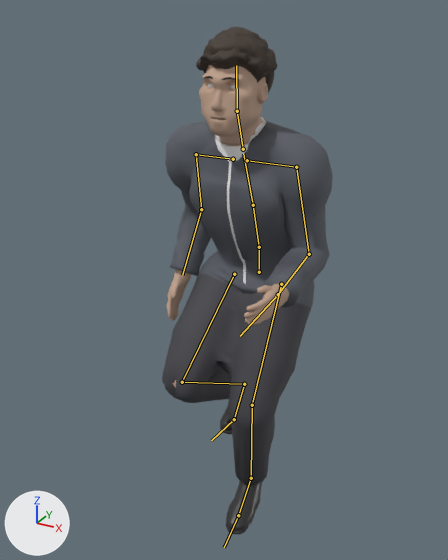
The glTF model src/decision_pitch/web/figures/figure.glb as it was, and as the next commit left it.
Before and after are seen from a 50 mm lens placed at (0.895, -1.88, 1.786), pointed at (-0.034, -0.192, 0.942). Every picture has the same lights, and +X, +Y and +Z are marked at lower left. The older version comes first. Both versions are drawn at frame 18 of the action 'cut_R'; the numbers are the values there. The bones that change, and the others that lie on the model, are drawn over the model as lines.

Names of what the first picture shows: 'body', 'coat', 'eyes', 'hair_bun', 'hair_buzz', 'hair_curly', 'hair_short', 'hair_swept'.
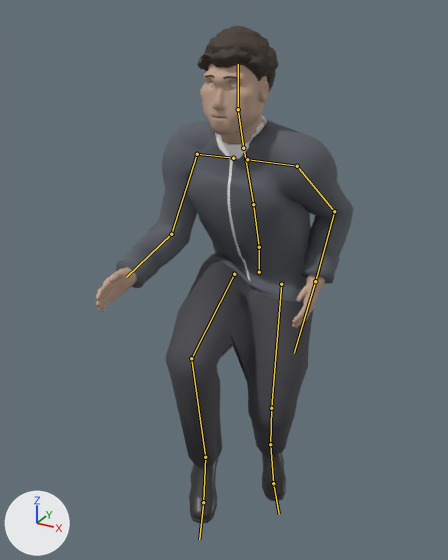
Location of each change, (x1, y1, x2, y2) in pixels of the pictures (448 x 560 px):
'coat', posed (38% wider): before (162, 117, 333, 484); after (116, 116, 353, 467)
'body', posed: before (166, 65, 289, 534); after (96, 64, 325, 524)
'hair_curly', posed: before (196, 27, 277, 92); after (197, 26, 279, 91)
'hair_short', posed: before (203, 62, 264, 83); after (205, 61, 267, 81)
'eyes', posed: before (208, 84, 237, 89); after (209, 83, 238, 88)
'hair_buzz', posed: before (209, 64, 265, 82); after (223, 64, 266, 81)
bone 'spine', root to tip: before (259, 247) to (253, 205); after (259, 247) to (253, 204)
bone 'upper_arm_L', root to tip: before (296, 167) to (309, 254); after (297, 166) to (334, 211)
bone 'upper_arm_R', root to tip: before (196, 154) to (201, 209); after (197, 154) to (171, 234)
bone 'thigh_L', root to tip: before (281, 284) to (252, 405); after (281, 284) to (271, 408)
bone 'shin_L', root to tip: before (252, 405) to (251, 478); after (271, 408) to (270, 444)
bone 'foot_L', root to tip: before (251, 478) to (238, 515); after (270, 444) to (273, 483)
bone 'toe_L', root to tip: before (238, 515) to (224, 547); after (273, 483) to (279, 514)
bone 'thigh_R', root to tip: before (234, 274) to (182, 382); after (234, 274) to (191, 358)
bone 'shin_R', root to tip: before (182, 382) to (244, 384); after (191, 358) to (205, 457)
bone 'foot_R', root to tip: before (244, 384) to (234, 419); after (205, 457) to (203, 502)
bone 'toe_R', root to tip: before (234, 419) to (211, 440); after (203, 502) to (199, 539)

The change in detail:
Bone 'spine' (bone_spine) turns from (14, 0, 0) to (13, 0, 0) degrees about its own x, y and z.
Bone 'upper_arm_L' (bone_upper_arm_l) turns from (20, -2, -36) to (-23, 6, -34) degrees about its own x, y and z.
Bone 'upper_arm_R' (bone_upper_arm_r) turns from (-7, -7, 32) to (36, 4, 31) degrees about its own x, y and z.
Bone 'thigh_L' (bone_thigh_l) turns from (-38, -8, 5) to (-34, -21, 4) degrees about its own x, y and z.
Bone 'shin_L' (bone_shin_l) turns from (44, 0, -1) to (60, 0, -1) degrees about its own x, y and z.
Bone 'foot_L' (bone_foot_l) turns from (-6, 5, 1) to (-5, -6, -7) degrees about its own x, y and z.
Bone 'toe_L' (bone_toe_l) turns from (-7, 0, 0) to (-27, -1, 0) degrees about its own x, y and z.
Bone 'thigh_R' (bone_thigh_r) turns from (-49, 8, -2) to (-77, -8, -3) degrees about its own x, y and z.
Bone 'shin_R' (bone_shin_r) turns from (103, 0, 1) to (77, 0, 1) degrees about its own x, y and z.
Bone 'foot_R' (bone_foot_r) turns from (-16, -3, 0) to (22, -11, -18) degrees about its own x, y and z.
Bone 'toe_R' (bone_toe_r) turns from (-43, 2, -1) to (-26, 1, 0) degrees about its own x, y and z.
